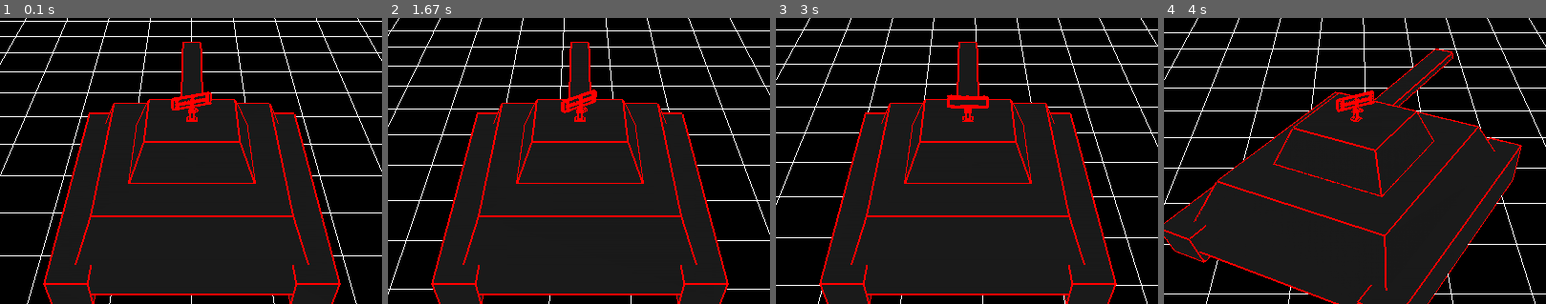
Above: before the commit, frames 1-4 (left to right).
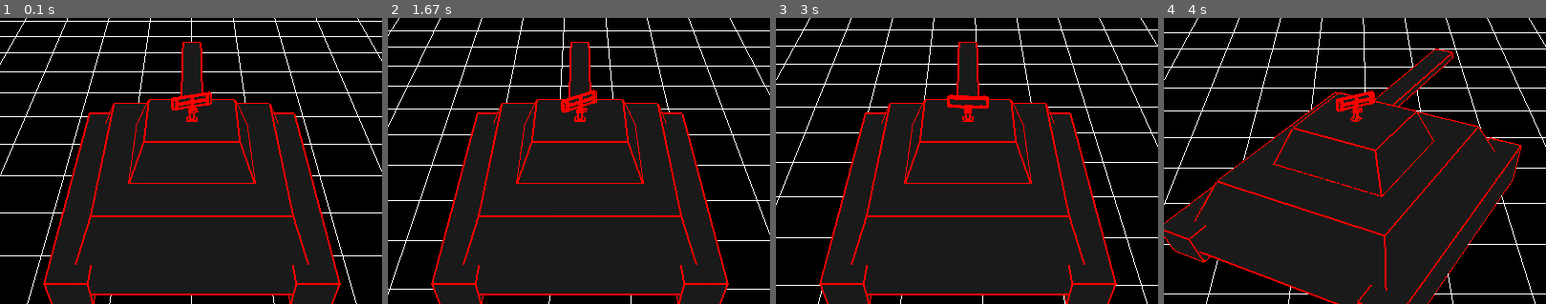
Above: after the commit, the same moments.

Repository: antonioam82/tank_controller
Game: pygame game, started from tank_demo_vb.py
Two runs of this game, one before a commit and one after it. Both use one fixed random seed, a clock stepped at 60 frames per second and the inputs below.
Inputs:
- Up to frame 1 (0.1 s): no input
- Up to frame 2 (1.67 s): hold Right 0.33-0.8 s; tap C at 0.83, 1.32 s; hold Up 1.17-1.47 s; tap J at 1.23, 1.57 s; hold Right from 1.5 s (still down)
- Up to frame 3 (3 s): tap J at 1.87, 2.07, 2.37, 2.63, 2.97 s; release Right at 1.97 s; hold Left 2-2.53 s; tap V at 2.15 s; hold Down 2.57-2.87 s; tap C at 2.72 s; hold Left from 2.9 s (still down)
- Up to frame 4 (4 s): tap J at 3.27, 3.4, 3.8 s; release Left at 3.3 s; hold Up 3.33-3.7 s; tap V at 3.48 s; hold Right from 3.73 s (still down); tap C at 3.88 s
The pictures show only the part of the screen within x 25-75%, y 16-66%; the shares and areas given below are measured in that part.

The runs differ from the first frame. In frame 1, less than 0.1% of the frame differs, in the area x 44-56%, y 25-33%; in frame 2, less than 0.1%, in the area x 45-55%, y 25-34%; in frame 3, less than 0.1%; in frame 4, less than 0.1%.

Commit message:
Multiplicación por 'dt' en velocidad rotacion de antena

Diff:
--- a/tank_demo_vb.py
+++ b/tank_demo_vb.py
@@ -666,7 +666,7 @@
         glCallList(model_base)
         glPopMatrix()
 
-        rotor_pos += 2.0
+        rotor_pos += 240.0 * dt
 
         # ===== BALAS (MUNDO REAL) =====
         for b in bullets:
